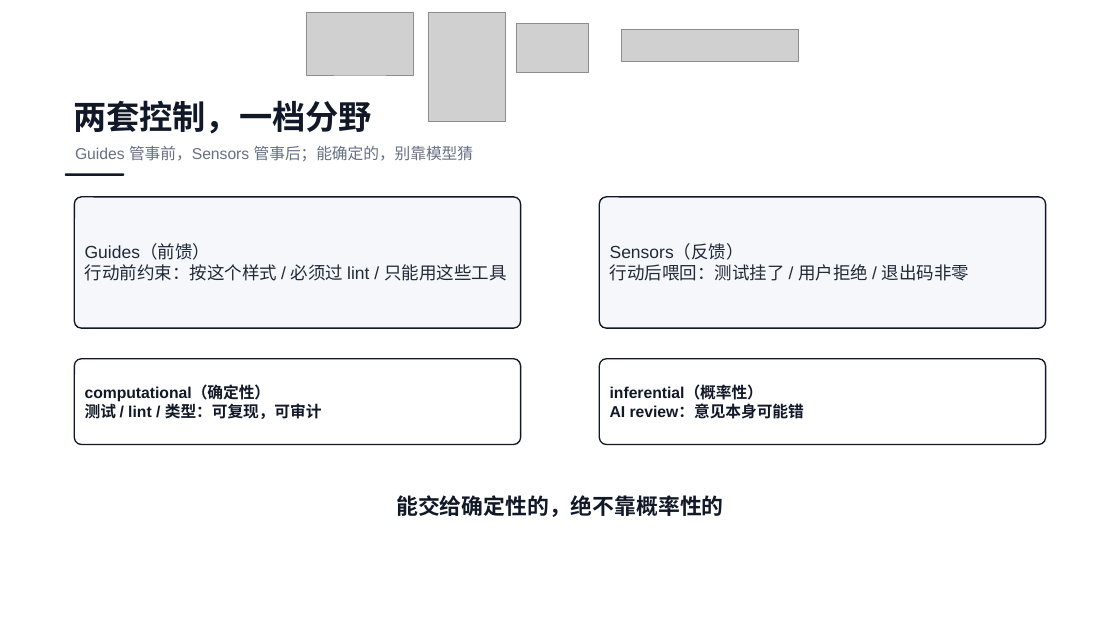
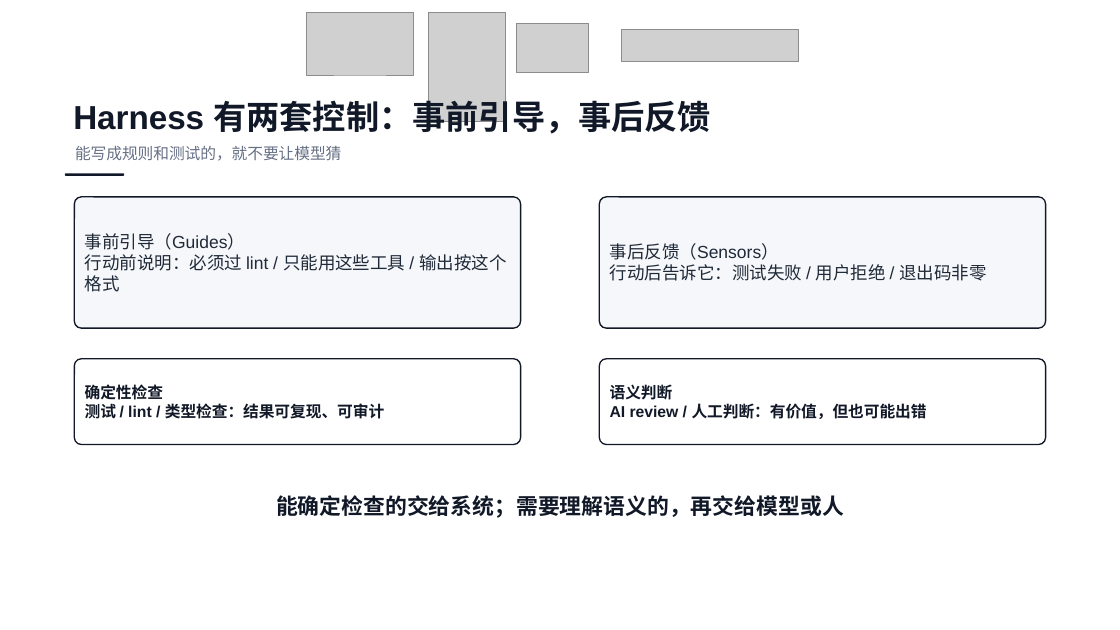
Before and after one commit to ethan-jiang-1/ai_dev_sdlc_aidc, a slide deck: slide 11 of talk-ai-coding-evolution/05_output/v3/OPC航海指南-harness-v3.pptx. Drawn at 1120x630 pixels with LibreOffice and Linux fonts; fonts in the diff are those of the drawing; grey boxes stand for pictures. Boxes give left, top, right and bottom in pixels: in the first picture for what was removed or moved away, otherwise in the second. Text is boxed around its words. In the diff, an @@ line names an element or a change of style, - is before the commit and + after.

```diff
--- a/talk-ai-coding-evolution/05_output/v3/OPC航海指南-harness-v3.pptx
+++ b/talk-ai-coding-evolution/05_output/v3/OPC航海指南-harness-v3.pptx
@@ text at (73, 95, 711, 134): text changed @@
-两套控制，一档分野
+Harness 有两套控制：事前引导，事后反馈
@@ text at (75, 146, 341, 161): text changed @@
-Guides 管事前，Sensors 管事后；能确定的，别靠模型猜
+能写成规则和测试的，就不要让模型猜
@@ text in rounded rectangle at (85, 233, 506, 292): text changed @@
-Guides（前馈）
-行动前约束：按这个样式 / 必须过 lint / 只能用这些工具
+事前引导（Guides）
+行动前说明：必须过 lint / 只能用这些工具 / 输出按这个格式
@@ text in rounded rectangle at (610, 243, 986, 281): text changed @@
-Sensors（反馈）
-行动后喂回：测试挂了 / 用户拒绝 / 退出码非零
+事后反馈（Sensors）
+行动后告诉它：测试失败 / 用户拒绝 / 退出码非零
@@ text in rounded rectangle at (85, 384, 384, 419): text changed @@
-computational（确定性）
-测试 / lint / 类型：可复现，可审计
+确定性检查
+测试 / lint / 类型检查：结果可复现、可审计
@@ text in rounded rectangle at (610, 384, 927, 419): text changed @@
-inferential（概率性）
-AI review：意见本身可能错
+语义判断
+AI review / 人工判断：有价值，但也可能出错
@@ text at (276, 495, 844, 518): text changed @@
-能交给确定性的，绝不靠概率性的
+能确定检查的交给系统；需要理解语义的，再交给模型或人
```
Also in this commit, not shown: 17 other slides changed, 2 slides added, 2 slides removed, 2 other files.
